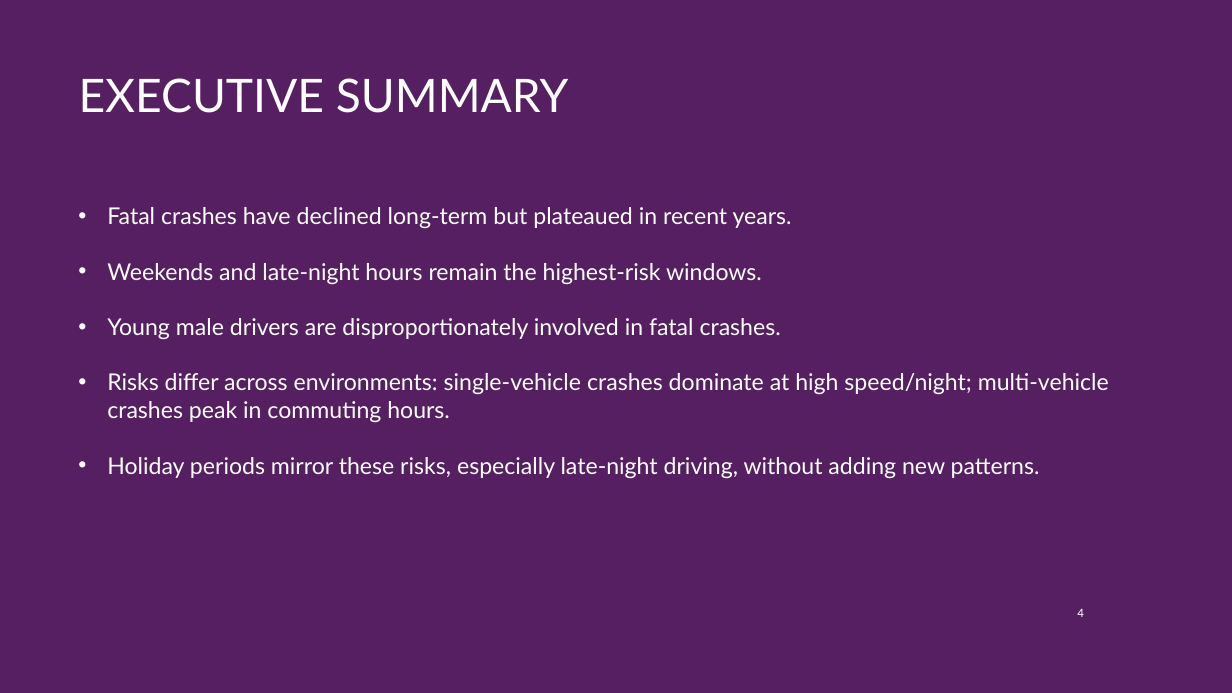
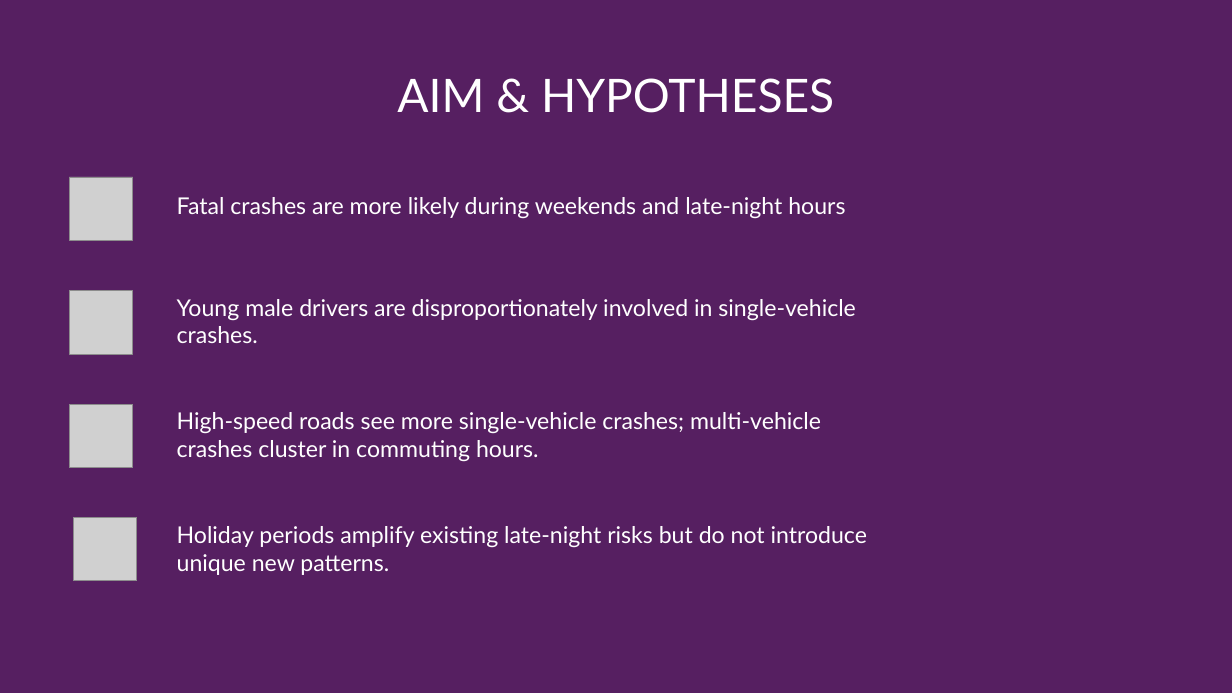
Before and after one commit to NoorullahMuhammadKhan/Noorullah-Khan-Github-Repository, a slide deck: slide 3 of Scyne Advisory Interview/Scyne Advisory Presentation.pptx (slide 4 before the commit). Drawn at 1232x693 pixels with LibreOffice and Linux fonts; fonts in the diff are those of the drawing; grey boxes stand for pictures; background and template pictures are left out. Boxes give left, top, right and bottom in pixels: in the first picture for what was removed or moved away, otherwise in the second. Text is boxed around its words. In the diff, an @@ line names an element or a change of style, - is before the commit and + after.

```diff
--- a/Scyne Advisory Interview/Scyne Advisory Presentation.pptx
+++ b/Scyne Advisory Interview/Scyne Advisory Presentation.pptx
@@ title at [397, 78, 834, 113]: text changed @@
-EXECUTIVE SUMMARY
+AIM & HYPOTHESES
@@ picture added at [69, 177, 133, 241] @@
@@ text removed at [107, 207, 1109, 479] @@
-• Fatal crashes have declined long-term but plateaued in recent years.
-• Weekends and late-night hours remain the highest-risk windows.
-• Young male drivers are disproportionately involved in fatal crashes.
-• Risks differ across environments: single-vehicle crashes dominate at high speed/night; multi-vehicle crashes peak in commuting hours.
-• Holiday periods mirror these risks, especially late-night driving, without adding new patterns.
@@ text added at [177, 197, 845, 219], 18 pt, text #FFFFFF @@
+Fatal crashes are more likely during weekends and late-night hours
@@ picture added at [69, 291, 133, 355] @@
@@ text added at [177, 299, 856, 343], 18 pt, text #FFFFFF @@
+Young male drivers are disproportionately involved in single-vehicle crashes.
@@ picture added at [69, 404, 133, 468] @@
@@ text added at [177, 412, 821, 462], 18 pt, text #FFFFFF @@
+High-speed roads see more single-vehicle crashes; multi-vehicle crashes cluster in commuting hours.
@@ picture added at [74, 518, 138, 581] @@
@@ text added at [177, 526, 867, 575], 18 pt, text #FFFFFF @@
+Holiday periods amplify existing late-night risks but do not introduce unique new patterns.
@@ page number removed at [1077, 609, 1083, 617] @@
-4
```
Also in this commit, not shown: 1 other slide changed, 5 slides added, 2 slides removed, 1 other file.
